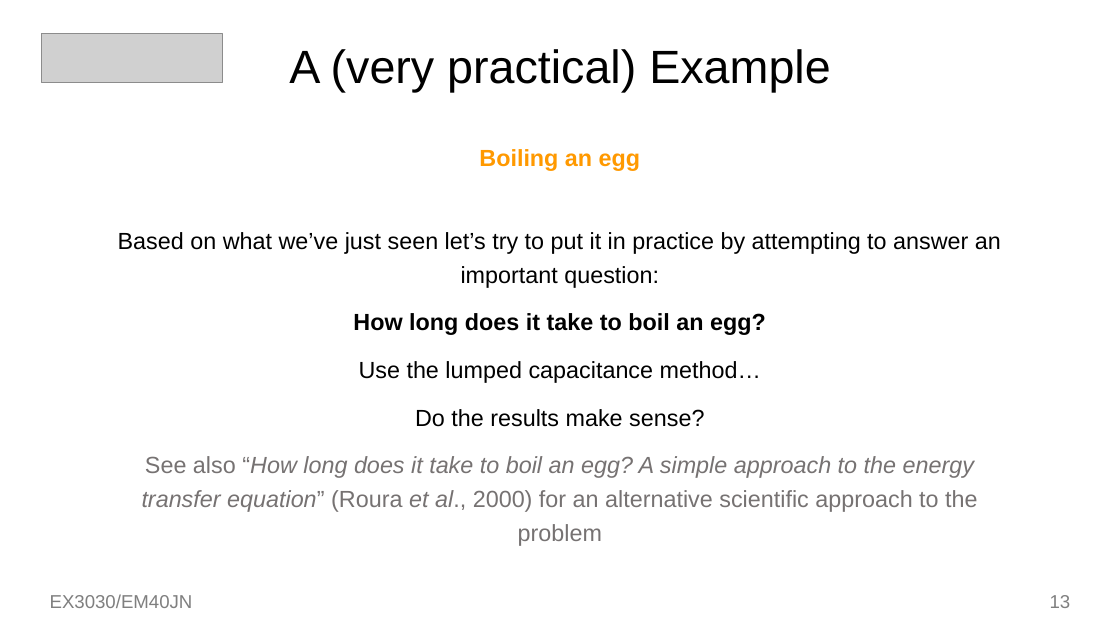
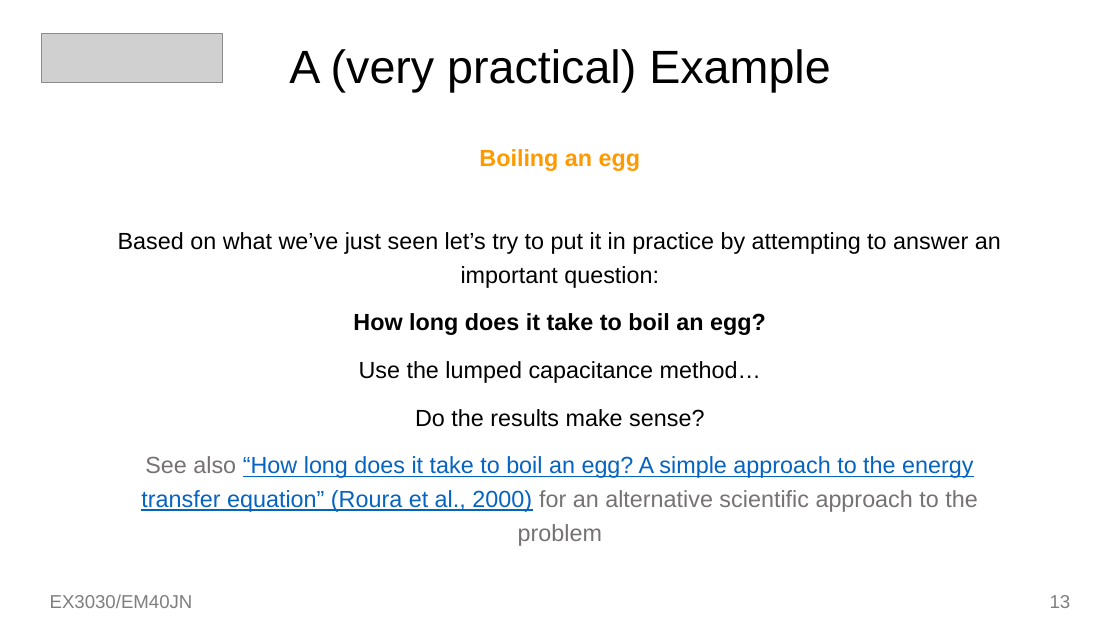
Before and after one commit to toastedcrumpets/HMMT, a slide deck: slide 13 of oldnotes/Week7-01.pptx. Drawn at 1120x630 pixels with LibreOffice and Linux fonts; fonts in the diff are those of the drawing; grey boxes stand for pictures. Boxes give left, top, right and bottom in pixels: in the first picture for what was removed or moved away, otherwise in the second. Text is boxed around its words. In the diff, an @@ line names an element or a change of style, - is before the commit and + after.

```diff
--- a/oldnotes/Week7-01.pptx
+++ b/oldnotes/Week7-01.pptx
@@ text at (141, 456, 977, 546): text colour #767272 to #0563C1, italic off, underline on in "“How long does it take to boil ..." @@
```
Also in this commit, not shown: 1 other slide changed.
